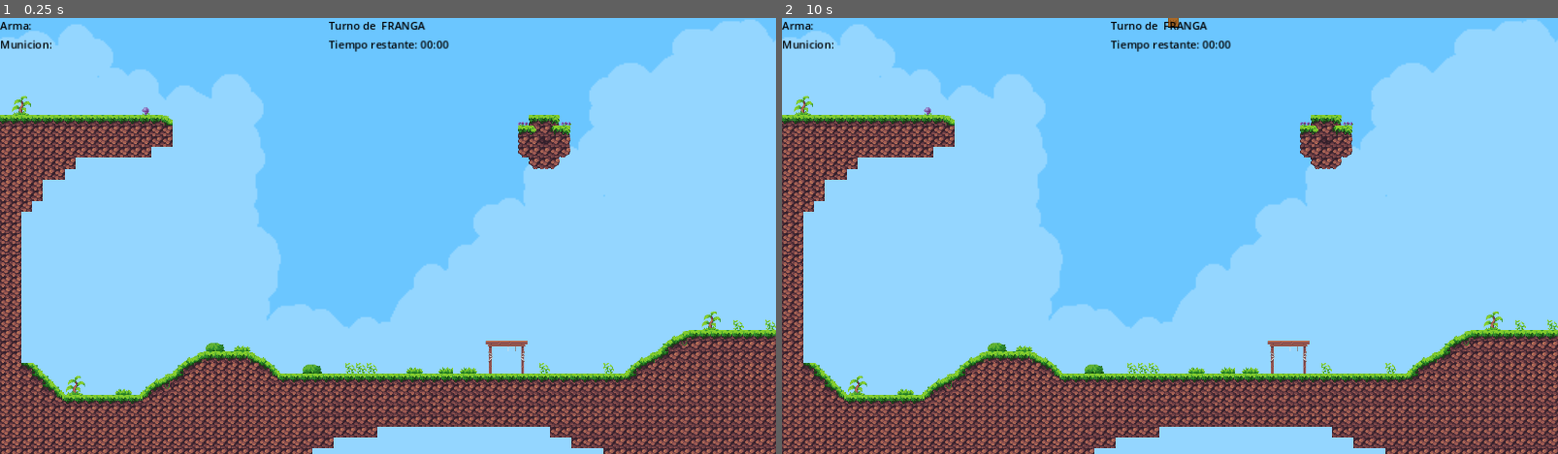
Above: before the commit, frames 1-2 (left to right).
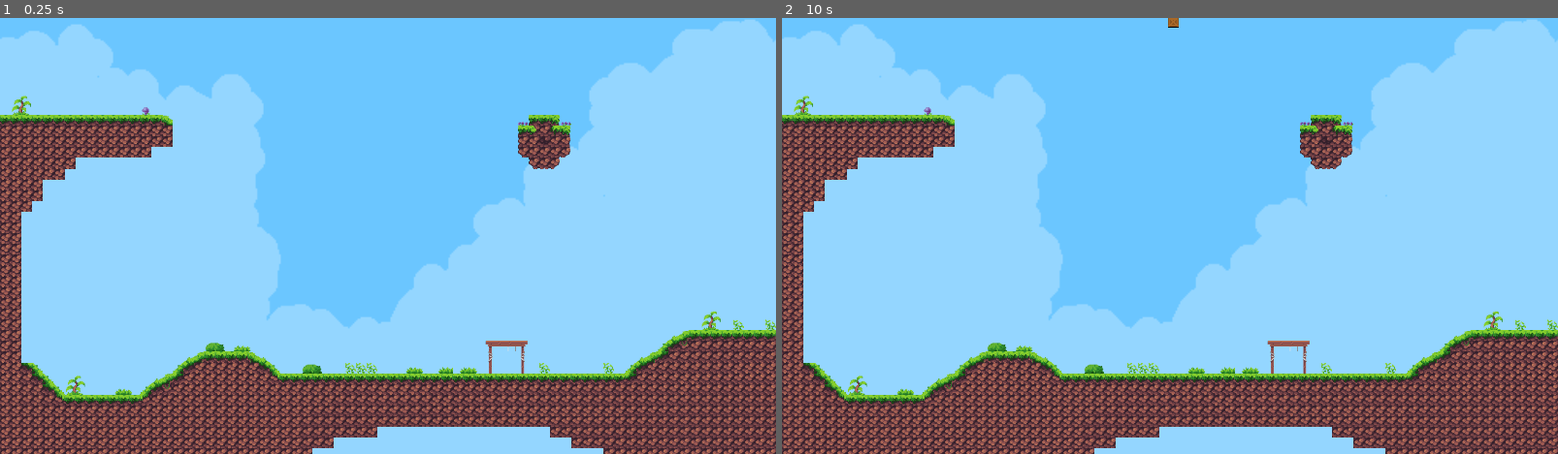
Above: after the commit, the same moments.

Repository: Francisco-Galea/Wild-Ones
Game: Godot game, scene res://Director/GameManager/GameManager.tscn
Same seed, same stepped clock (60 frames per second), same inputs: the game is played once before the commit and once after it. This scene is started directly instead of the project's main scene. Sound files missing from this copy of the repository are replaced by a short silence.
Inputs (mouse positions are in pixels of both pictures, inside the frame that each line leads up to):
- Up to frame 1 (0.25 s): no input
- Up to frame 2 (10 s): tap Enter at 0.5, 2, 3.5 s; move the mouse to (1340, 214) at 0.52 s; hold D (move_right) 0.53-2.03 s; click (1340, 214) at 0.6 s; tap W (jump) at 0.77, 1.52, 3.02, 3.77, 4.52, 6.02, 6.77, 7.52, 9.02, 9.77 s; tap Space at 1.25, 2.75, 4.25 s; move the mouse to (1014, 257) at 1.27 s; tap Q (switch_weapon_next) every 1.5 s from 1.35 to 8.85 s; move the mouse to (1247, 140) at 2.02 s; hold A (move_left) 2.03-2.78 s; click (1247, 140) at 2.1 s; move the mouse to (1131, 323) at 2.77 s; hold D (move_right) 2.78-4.28 s; move the mouse to (1402, 301) at 3.52 s; click (1402, 301) at 3.6 s; move the mouse to (937, 170) at 4.27 s; hold A (move_left) 4.28-5.03 s; move the mouse to (1208, 236) at 5.02 s; hold D (move_right) 5.03-5.78 s; click (1208, 236) at 5.1 s; move the mouse to (1053, 127) at 5.77 s; hold A (move_left) 5.78-7.28 s; move the mouse to (1340, 214) at 6.52 s; click (1340, 214) at 6.6 s; move the mouse to (1014, 257) at 7.27 s; hold D (move_right) 7.28-9.53 s; move the mouse to (1247, 140) at 8.02 s; click (1247, 140) at 8.1 s; move the mouse to (1131, 323) at 8.77 s; move the mouse to (1402, 301) at 9.52 s; hold A (move_left) from 9.53 s (still down); click (1402, 301) at 9.6 s

The runs differ from the first frame. In frame 1, 0.5% of the frame differs, in the area x 0-58%, y 0-8%; in frame 2, 0.5%.
Error after the commit: Out of bounds get index '0' (on base: 'Array[CharacterBody2D]') (res://Director/GameManager/GameManager.gd:28)

Commit message:
Added minimal TimerTurn and PlayerTurn HUD

Diff:
--- a/Director/GameManager/GameManager.gd
+++ b/Director/GameManager/GameManager.gd
@@ -5,19 +5,27 @@
 @export var drop_manager_scene: PackedScene = preload("res://Director/DropManager/DropManager.tscn")
 @onready var turn_timer: Timer = $TurnTimer
 @onready var grace_period_timer: Timer = $GracePeriodTimer
-
+@export var game_hud_scene: PackedScene = preload("res://HUD/GameHUD/GameHUD.tscn")
 var player_count: int
 var players: Array[CharacterBody2D] = []
 var current_player_index: int = 0
 var world_instance: Node
 var spawn_manager: SpawnManager
 var drop_manager: Node2D
+var game_hud: GameHud
 
 func _ready():
 	create_world()
 	create_players()
 	initialize_turn_system()
 	setup_drop_manager()
+	setup_game_hud()
+
+func setup_game_hud():
+	game_hud = game_hud_scene.instantiate()
+	add_child(game_hud)
+	print("Game HUD instanciado:", game_hud)
+	game_hud.update_hud(players[current_player_index].name, turn_timer.wait_time)
 
 func setup_drop_manager():
 	drop_manager = drop_manager_scene.instantiate()
@@ -54,8 +62,14 @@
 		print("Periodo de gracia antes del turno de " + players[current_player_index].name)
 		grace_period_timer.start()
 		set_players_turn_controls(false)
+		if game_hud == null:
+			print("ERROR: game_hud es nil cuando se intenta actualizar el HUD")
+		else:
+			print("Actualizando HUD: Jugador -", players[current_player_index].name)
+			game_hud.update_hud(players[current_player_index].name, turn_timer.wait_time)
 	else:
 		end_turn()
+
 
 func set_players_turn_controls(enable: bool):
 	for player in players:
@@ -96,3 +110,9 @@
 	while current_player_index < players.size() and players[current_player_index].is_dead:
 		current_player_index = (current_player_index + 1) % players.size()
 	start_turn()
+
+func _process(delta: float):
+	if turn_timer.is_stopped():
+		return
+	var time_remaining = turn_timer.time_left
+	game_hud.update_hud(players[current_player_index].name, time_remaining)
--- a/HUD/GameHUD/GameHUD.gd
+++ b/HUD/GameHUD/GameHUD.gd
@@ -1,11 +1,13 @@
 extends CanvasLayer
+class_name GameHud
 
+var player_name_label: Label
+var turn_time_label: Label
 
-# Called when the node enters the scene tree for the first time.
 func _ready():
-	pass # Replace with function body.
+	player_name_label = $lblPlayerName
+	turn_time_label = $lblTurnTime
 
-
-# Called every frame. 'delta' is the elapsed time since the previous frame.
-func _process(delta):
-	pass
+func update_hud(player_name: String, turn_time: float):
+	player_name_label.text = player_name
+	turn_time_label.text = "Tiempo restante: " + str(turn_time) + "s"
--- a/HUD/GameHUD/GameHUD.tscn
+++ b/HUD/GameHUD/GameHUD.tscn
@@ -1,13 +1,18 @@
-[gd_scene load_steps=4 format=3 uid="uid://batplbsn1if7m"]
+[gd_scene load_steps=2 format=3 uid="uid://batplbsn1if7m"]
 
-[ext_resource type="PackedScene" uid="uid://d0jcrnferdj6k" path="res://HUD/TurnsHUD/TurnHUD.tscn" id="1_7lnpg"]
 [ext_resource type="Script" path="res://HUD/GameHUD/GameHUD.gd" id="1_qnvdo"]
-[ext_resource type="PackedScene" uid="uid://dtybpihlwgpxy" path="res://HUD/WeaponsHUD/WeaponsHUD.tscn" id="2_tj2a6"]
 
 [node name="GameHud" type="CanvasLayer"]
 script = ExtResource("1_qnvdo")
 metadata/_edit_group_ = true
 
-[node name="MatchHud" parent="." instance=ExtResource("1_7lnpg")]
+[node name="lblPlayerName" type="Label" parent="."]
+offset_left = 589.5
+offset_right = 590.5
+offset_bottom = 23.0
 
-[node name="WeaponsHud" parent="." instance=ExtResource("2_tj2a6")]
+[node name="lblTurnTime" type="Label" parent="."]
+offset_left = 643.5
+offset_top = 27.0
+offset_right = 644.5
+offset_bottom = 50.0
